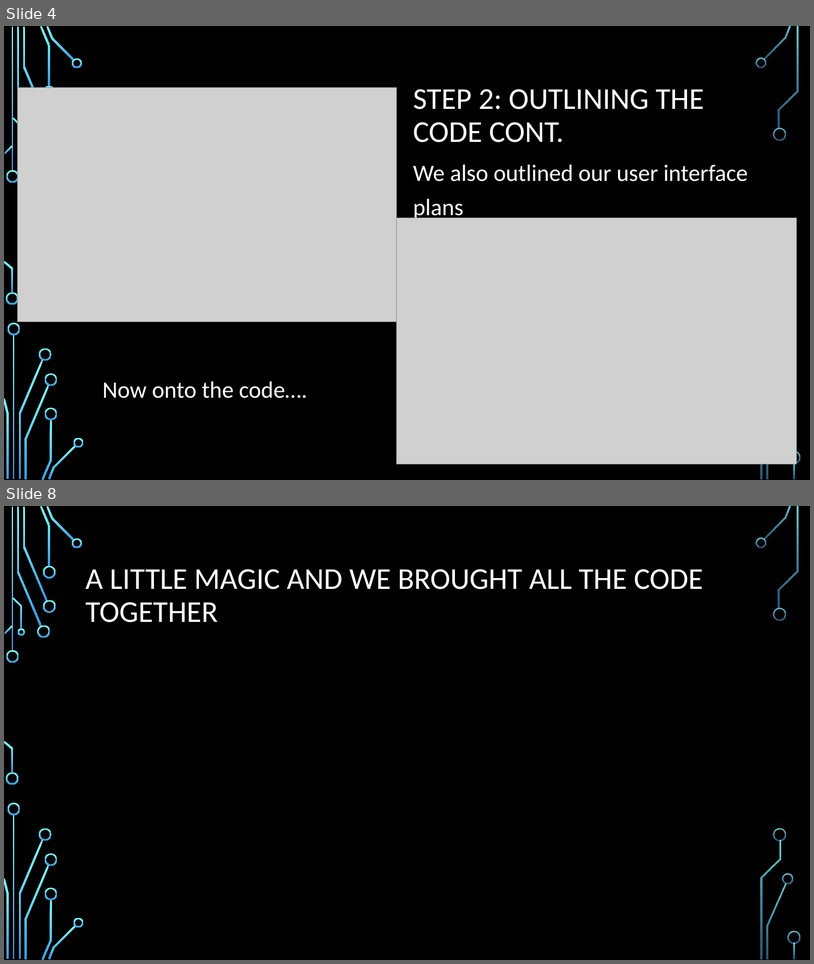
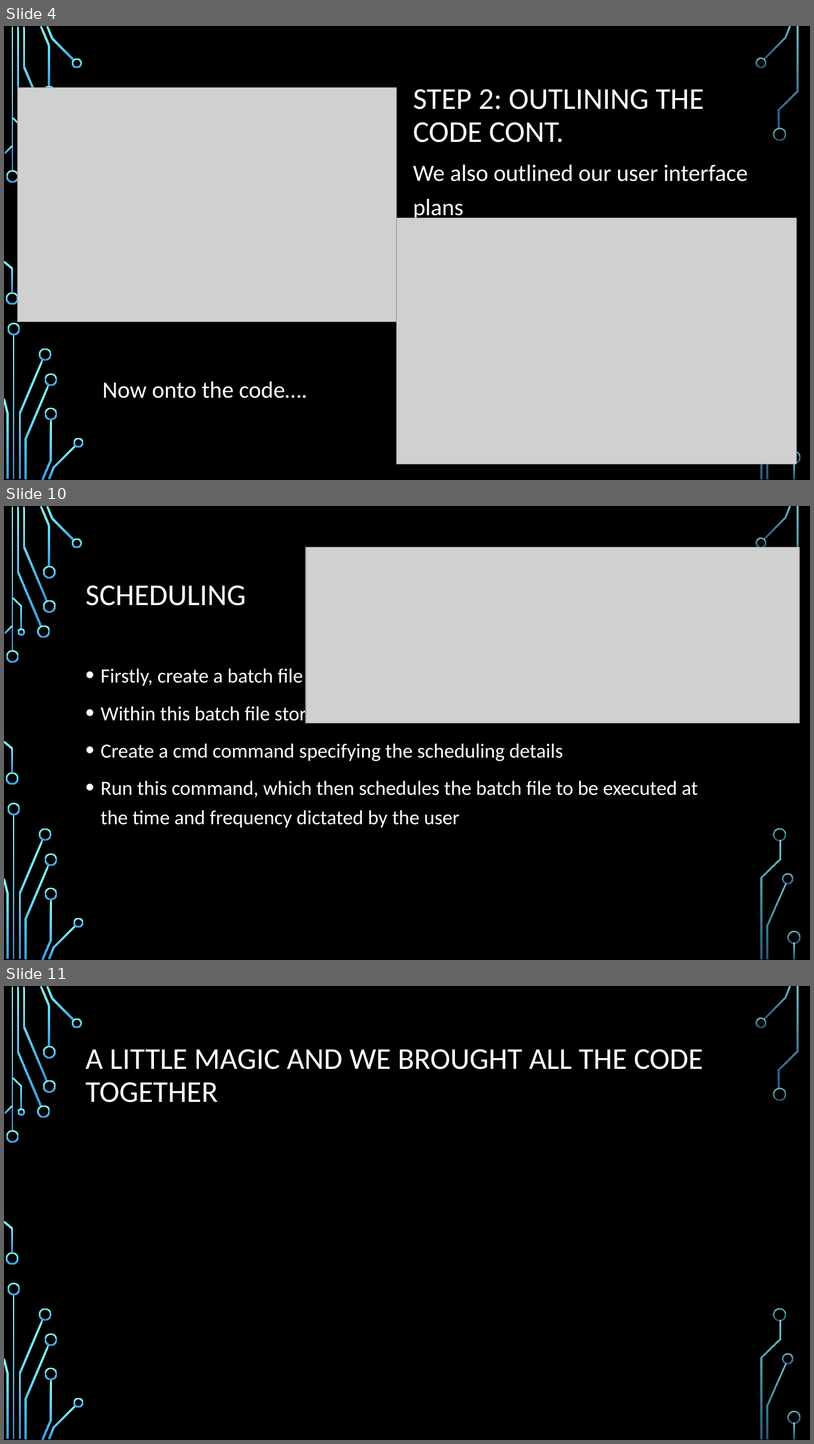
Before and after one commit to deepbluesea20003/project, a slide deck: Presentation.pptx. Shown one above the other, each under a label of ours: slides 4 and 8 before the commit, slides 4, 10 and 11 after it; the slides between them are not shown. The pictures are 814x964 and 814x1444 pixels, drawn with LibreOffice and Linux fonts; fonts in the diff are those of the drawing; grey boxes stand for pictures; background and template pictures are left out. Boxes give left, top, right and bottom in pixels: in the first picture for what was removed or moved away, otherwise in the second. Text is boxed around its words. In the diff, an @@ line names an element or a change of style, - is before the commit and + after.

```diff
--- a/Presentation.pptx
+++ b/Presentation.pptx
@@ slide 10 added at [4, 506, 810, 960], background picture (left out); not listed: 35 template elements that a slide beside it also shows @@
@@ picture added at [306, 547, 800, 723] @@
@@ title added at [86, 585, 246, 606], 36 pt, text #FFFFFF @@
+SCHEDULING
@@ text added at [101, 668, 698, 828], 24 pt, text #FFFFFF @@
+• Firstly, create a batch file for the program
+• Within this batch file store details of how the file should be run
+• Create a cmd command specifying the scheduling details
+• Run this command, which then schedules the batch file to be executed at the time and frequency dictated by the user
@@ what was slide 8 is now slide 11 @@
```
Also in this commit, not shown: 4 slides changed, 2 other slides added.
